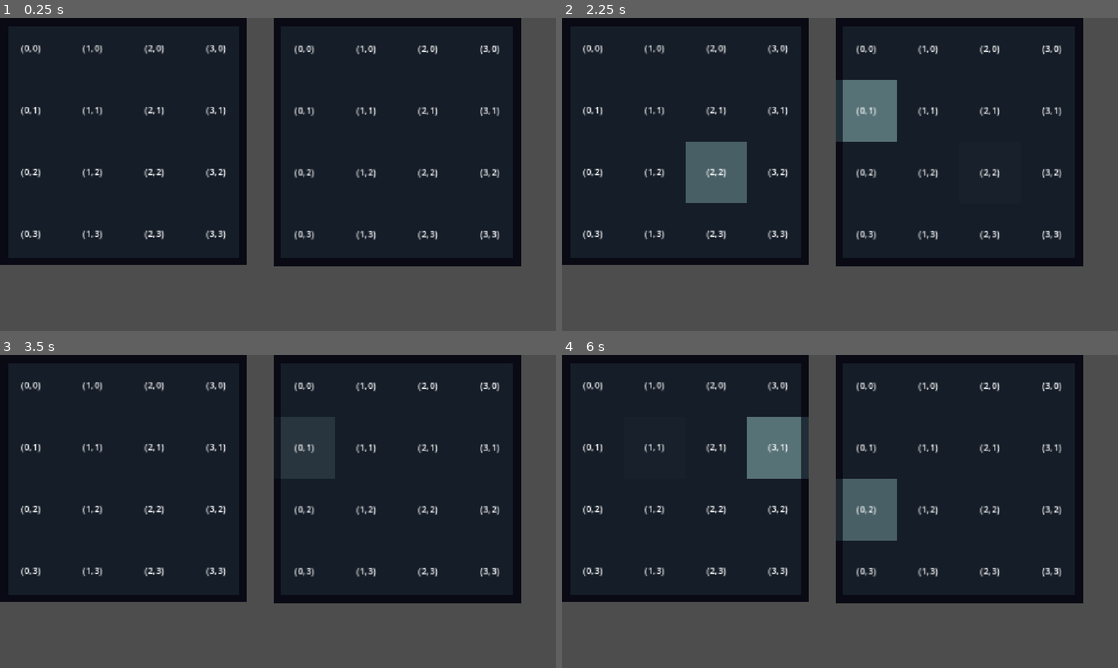
Above: before the commit, frames 1-4 (two rows, left to right).
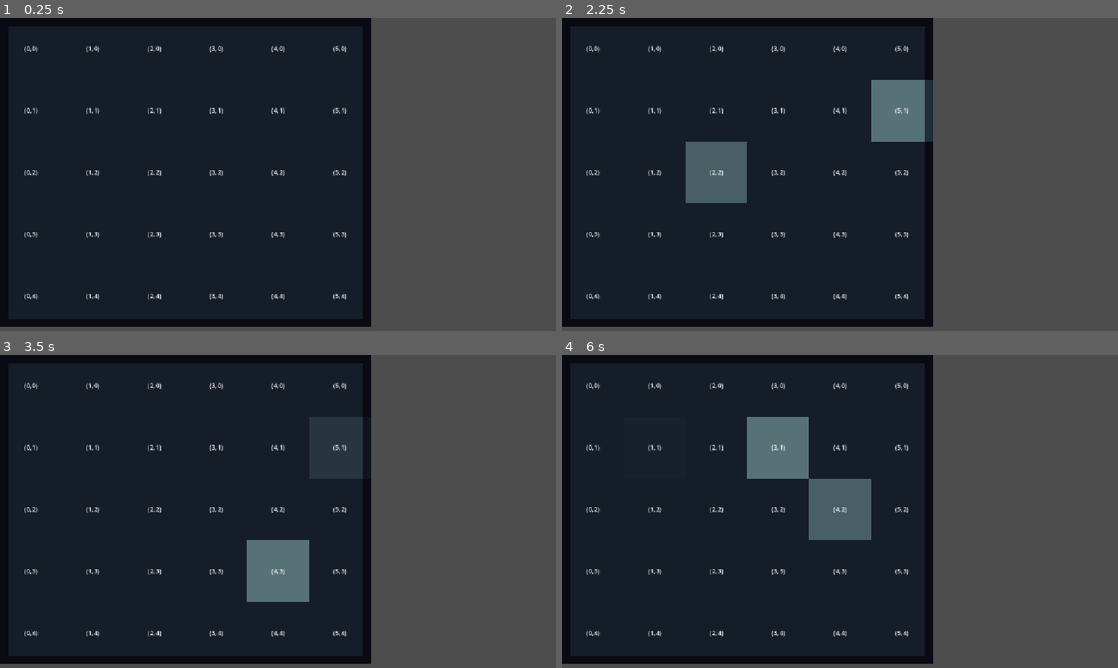
Above: after the commit, the same moments.

Repository: Froggo05/inventory-demo
Game: Godot game, scene res://Scenes/test_scene.tscn
Two runs of this game, one before a commit and one after it. Both use one fixed random seed, a clock stepped at 60 frames per second and the inputs below.
Inputs (mouse positions are in pixels of both pictures, inside the frame that each line leads up to):
- Up to frame 1 (0.25 s): no input
- Up to frame 2 (2.25 s): tap Enter at 0.5 s; move the mouse to (962, 158) at 0.52 s; press the mouse at (962, 158) at 0.53 s; tap Space at 1.25 s; move the mouse to (728, 190) at 1.27 s; release the mouse at (728, 190) at 1.28 s; click (728, 190) at 1.35 s; move the mouse to (895, 105) at 2.02 s; press the mouse at (895, 105) at 2.03 s
- Up to frame 3 (3.5 s): move the mouse to (250, 574) at 2.77 s; release the mouse at (250, 574) at 2.78 s; click (250, 574) at 2.85 s
- Up to frame 4 (6 s): move the mouse to (1006, 558) at 3.52 s; press the mouse at (1006, 558) at 3.53 s; move the mouse to (673, 464) at 4.27 s; release the mouse at (673, 464) at 4.28 s; click (673, 464) at 4.35 s; move the mouse to (867, 511) at 5.02 s; press the mouse at (867, 511) at 5.03 s; move the mouse to (756, 433) at 5.77 s; release the mouse at (756, 433) at 5.78 s; click (756, 433) at 5.85 s

The runs differ from the first frame. In frame 1, 40% of the frame differs, in the area x 0-94%, y 0-99%; in frame 2, 42%; in frame 3, 41%; in frame 4, 41%.

Commit message:
Updated the sprites to texture rect and implemented my own atlas texture system

Diff:
--- a/Scripts/AttributesResource.gd
+++ b/Scenes/Item/AttributesResource.gd
@@ -1,3 +1,4 @@
+@tool
 class_name ItemAttributes extends Resource
 
 #-----enums-----
--- a/Scripts/item.gd
+++ b/Scenes/Item/item.gd
@@ -1,3 +1,4 @@
+@tool
 class_name Item extends Node2D
 
 #-----enums-----
@@ -9,7 +10,10 @@
 #-----variables-----
 @export var attributes: ItemAttributes
 @export var texture: Texture
-@export var size: Vector2i = Vector2i.ONE
+@export var gridSize: Vector2i = Vector2i.ONE
+@export var itemSize: Vector2i = Vector2i(8,8)
+var inventoryPosition : Vector3i = -Vector3i.ONE
+
 #-----private-----
 
 #-----public-----
@@ -20,4 +24,5 @@
 		tagDict = {attribute["name"]: attributes.get(attribute["name"])}
 
 	return tagDict
+
 #-----signal responses-----
--- /dev/null
+++ b/Scenes/Item/item.tscn
@@ -0,0 +1,18 @@
+[gd_scene format=3 uid="uid://c681mrvm6ivda"]
+
+[ext_resource type="Script" uid="uid://d3wvgt1cvbetr" path="res://Scenes/Item/item.gd" id="1_hvuqc"]
+[ext_resource type="Script" uid="uid://bet3qcju1ttno" path="res://Scenes/Item/AttributesResource.gd" id="2_2ky4l"]
+
+[sub_resource type="Resource" id="Resource_j5x6h"]
+script = ExtResource("2_2ky4l")
+metadata/_custom_type_script = "uid://bet3qcju1ttno"
+
+[node name="Item" type="Node2D" unique_id=1501604782]
+script = ExtResource("1_hvuqc")
+attributes = SubResource("Resource_j5x6h")
+
+[node name="Button" type="Button" parent="." unique_id=164551143]
+offset_right = 8.0
+offset_bottom = 8.0
+scale = Vector2(16, 16)
+metadata/_edit_use_anchors_ = true
--- a/Scenes/UI.tscn
+++ /dev/null
@@ -1,32 +0,0 @@
-[gd_scene format=3 uid="uid://ce3twu7plydoh"]
-
-[ext_resource type="Script" uid="uid://ba5hv3cqbh8m3" path="res://Scripts/ui.gd" id="1_nxvpl"]
-[ext_resource type="PackedScene" uid="uid://tkofxeb5hbe6" path="res://Scenes/inventory.tscn" id="1_w371h"]
-
-[node name="UI" type="Control" unique_id=1702278730]
-layout_mode = 3
-anchors_preset = 15
-anchor_right = 1.0
-anchor_bottom = 1.0
-grow_horizontal = 2
-grow_vertical = 2
-mouse_filter = 1
-script = ExtResource("1_nxvpl")
-
-[node name="Inventory" parent="." unique_id=718738191 instance=ExtResource("1_w371h")]
-layout_mode = 1
-anchors_preset = -1
-anchor_right = 0.3923611
-anchor_bottom = 0.44598764
-mouse_default_cursor_shape = 6
-metadata/_edit_use_anchors_ = true
-
-[node name="Inventory2" parent="." unique_id=839876674 instance=ExtResource("1_w371h")]
-layout_mode = 1
-anchors_preset = -1
-anchor_left = 0.4921875
-anchor_top = 0.0015432099
-anchor_right = 0.8671875
-anchor_bottom = 0.43209878
-mouse_default_cursor_shape = 3
-metadata/_edit_use_anchors_ = true
--- a/Scripts/inventory.gd
+++ b/Scenes/UI/Inventory/inventory.gd
@@ -1,7 +1,13 @@
+@tool
 class_name InventoryManager extends Control
 
 #-----enums-----
-
+enum SLOTCHECK{
+	NULL = -1,
+	EMPTY,
+	FULL,
+	SAME
+}
 #-----sub-components-----
 @export var inventorySlotGridContainer: InventorySlotGridContainer
 #-----signals-----
@@ -10,7 +16,7 @@
 @export var inventorySize: Vector2i = Vector2i.ONE
 var itemsArray: Array = []
 var initialMousePos: Vector2 = Vector2.ZERO
-var inventoryIndex: int
+var IUID: int
 var inventoryGrid: Array[Array]:
 	set(value):
 		return
@@ -18,11 +24,22 @@
 		return inventorySlotGridContainer.InventoryGrid
 #-----private-----
 func _ready() -> void:
-	inventoryIndex = Global.getUniqueInventoryIndex()
-	inventorySlotGridContainer.generateGrid(inventorySize, inventoryIndex)
+	IUID = UID.GENERATEINVENTORYINDEX()
+	inventorySlotGridContainer.generateGrid(inventorySize, IUID)
+
 #-----public-----
 func addItem(item: Item)->void:
 	itemsArray.append(item)
+
+func checkCell(cellPosition: Vector2i, item: Item)->int:
+	var slot: = inventoryGrid[cellPosition.x][cellPosition.y] as Slot
+	if slot.hasItem:
+		if slot.itemContained == item:
+			return SLOTCHECK.SAME
+		else:
+			return SLOTCHECK.FULL
+	else:
+		return SLOTCHECK.EMPTY
 
 #-----signal responses-----
 func _on_mouse_entered() -> void:
@@ -31,3 +48,7 @@
 
 func _on_mouse_exited() -> void:
 	Global.mouseIsHovering = false
+
+
+func _on_item_grid_resized() -> void:
+	size = inventorySlotGridContainer.size
--- /dev/null
+++ b/Scenes/UI/Inventory/inventory.tscn
@@ -0,0 +1,32 @@
+[gd_scene format=3 uid="uid://tkofxeb5hbe6"]
+
+[ext_resource type="Script" uid="uid://dcvho74542bqw" path="res://Scenes/UI/Inventory/inventory.gd" id="1_1i8xw"]
+[ext_resource type="Script" uid="uid://c4emdbk5bgyup" path="res://Scenes/UI/Inventory/item_grid.gd" id="2_1i8xw"]
+
+[node name="Inventory" type="MarginContainer" unique_id=899742553 node_paths=PackedStringArray("inventorySlotGridContainer")]
+offset_right = 32.0
+offset_bottom = 8.0
+size_flags_horizontal = 3
+size_flags_vertical = 3
+script = ExtResource("1_1i8xw")
+inventorySlotGridContainer = NodePath("ItemGrid")
+inventorySize = Vector2i(4, 1)
+
+[node name="ItemGrid" type="GridContainer" parent="." unique_id=1752849925]
+layout_mode = 2
+theme_override_constants/h_separation = 0
+theme_override_constants/v_separation = 0
+columns = 4
+script = ExtResource("2_1i8xw")
+
+[connection signal="mouse_entered" from="." to="." method="_on_mouse_entered"]
+[connection signal="mouse_exited" from="." to="." method="_on_mouse_exited"]
+[connection signal="resized" from="ItemGrid" to="." method="_on_item_grid_resized"]
+[connection signal="mouse_entered" from="ItemGrid/(0, 0)" to="ItemGrid/(0, 0)" method="on_mouse_entered"]
+[connection signal="mouse_exited" from="ItemGrid/(0, 0)" to="ItemGrid/(0, 0)" method="on_mouse_exited"]
+[connection signal="mouse_entered" from="ItemGrid/(1, 0)" to="ItemGrid/(1, 0)" method="on_mouse_entered"]
+[connection signal="mouse_exited" from="ItemGrid/(1, 0)" to="ItemGrid/(1, 0)" method="on_mouse_exited"]
+[connection signal="mouse_entered" from="ItemGrid/(2, 0)" to="ItemGrid/(2, 0)" method="on_mouse_entered"]
+[connection signal="mouse_exited" from="ItemGrid/(2, 0)" to="ItemGrid/(2, 0)" method="on_mouse_exited"]
+[connection signal="mouse_entered" from="ItemGrid/(3, 0)" to="ItemGrid/(3, 0)" method="on_mouse_entered"]
+[connection signal="mouse_exited" from="ItemGrid/(3, 0)" to="ItemGrid/(3, 0)" method="on_mouse_exited"]
--- a/Scripts/item_grid.gd
+++ b/Scenes/UI/Inventory/item_grid.gd
@@ -1,3 +1,4 @@
+@tool
 class_name InventorySlotGridContainer extends GridContainer
 
 #-----enums-----
@@ -7,12 +8,11 @@
 #-----signals-----
 
 #-----variables-----
-@export var ButtonScale: float = 1.0
 var InventoryGrid: Array = []
 #-----private-----
 
 #-----public-----
-func generateGrid(inventorySize: Vector2i, inventoryIndex: int)->void:
+func generateGrid(inventorySize: Vector2i, IUID: int)->void:
 	self.columns = inventorySize.x
 	InventoryGrid.resize(inventorySize.x)
 
@@ -23,13 +23,15 @@
 	for y in range(inventorySize.y):
 		for x in range(inventorySize.x):
 			var slot =  inventorySlotPacked.instantiate() as Slot
-			slot.scale = Vector2(ButtonScale, ButtonScale)
 			slot.name = str(Vector2i(x,y))
 			slot.inventoryCoordinate = Vector2i(x,y)
 			slot.label.text = "(" + str(x) + ", " + str(y) + ")"
 			slot.updateTexture(slot.inventoryCoordinate, inventorySize)
-			slot.inventoryIndex = inventoryIndex
-			slot.slotHovered.connect(Global.updateHoveredCell)
+			slot.inventoryIndex = IUID
+			if Engine.is_editor_hint():
+				pass
+			else:
+				slot.slotHovered.connect(Global.updateHoveredCell)
 			InventoryGrid[x][y] = slot
 			add_child(slot)
 	print(InventoryGrid)
--- a/Scripts/slot.gd
+++ b/Scenes/UI/Slot/slot.gd
@@ -1,3 +1,4 @@
+@tool
 class_name Slot extends Control
 
 #-----enums-----
@@ -23,15 +24,17 @@
 
 #-----sub-components-----
 @export_category("Sub-Components")
-@export var TextureDict: Dictionary[String,Sprite2D]
+@export var TextureDict: Dictionary[String,TextureRect]
 @export var label: Label
+var atlastSize: Vector2i = Vector2i(4,4)
+var textureCellSize: Vector2 = Vector2(8.0,8.0)
 
+var sizePixels: Vector2
 #-----signals-----
-signal slotHovered(inventoryCoordinate: Vector2i, inventoryIndex: int)
+signal slotHovered(inventoryType: Vector2i, inventoryIndex: int)
 
 #-----variables-----
 @export_category("Variables")
-@export var scaleMax: Vector2 = Vector2(5.0, 5.0)
 var tween: Tween
 
 var inventoryCoordinate: Vector2i = Vector2i.ZERO
@@ -47,12 +50,22 @@
 
 
 #-----private-----
-func _getTextureCoordinate(slotPosition: Vector2i, itemSize:Vector2i)->int:#returns a frame index (int)
+func _ready() -> void:
+	sizePixels = textureCellSize * Global.uiScale
+
+	self.custom_minimum_size = sizePixels
+	for child in get_children():
+		if child is TextureRect:
+			child.size = sizePixels
+			TextureDict[child.name] = child
+		if child is Label:
+			child.size = sizePixels
+
+func _getTextureType(slotPosition: Vector2i, itemSize:Vector2i)->int:#returns a frame index (int)
 	var minimum: Vector2i = Vector2i.ZERO
 	var maximum: Vector2i = itemSize - Vector2i.ONE
 
 	if itemSize == Vector2i.ONE: #if its a 1x1 always has nothing on its sides
-		print("standalonePiece")
 		return TextureIndex.BOX
 
 	#Check the edgecase where you need the tube type inventory slots
@@ -104,19 +117,35 @@
 
 #-----public-----
 func updateTexture(slotPosition: Vector2i, itemSize:Vector2i)->void:
-	var textureIndex: int = _getTextureCoordinate(slotPosition, itemSize)
-	#print(slotPosition, " Index: ",TextureIndex.find_key(textureIndex))
-
-	for texture: String in TextureDict.keys():
-		TextureDict[texture].frame = textureIndex
+	var textureIndex: int = _getTextureType(slotPosition, itemSize)
+	setSprite(textureIndex)
 
 #-----signal responses-----
 func on_mouse_entered() -> void:
 	slotHovered.emit(inventoryCoordinate, inventoryIndex)
-
 	_resetTween()
-	tween.parallel().tween_property(TextureDict["default"], "modulate", Color(1.0, 1.0, 1.0, 0.0), 0.1)
+	tween.parallel().tween_property(TextureDict["DefaultTexture"], "modulate", Color(1.0, 1.0, 1.0, 0.0), 0.001)
 
 func on_mouse_exited() -> void:
 	_resetTween()
-	tween.parallel().tween_property(TextureDict["default"], "modulate", Color(1.0, 1.0, 1.0, 1.0), 1)
+	tween.parallel().tween_property(TextureDict["DefaultTexture"], "modulate", Color(1.0, 1.0, 1.0, 1.0), 1)
+
+func setSprite(index: TextureIndex)->void:
+	for texture in TextureDict.keys():
+		TextureDict[texture].texture.region = getTextureAtlasRegion(index)
+
+func getTextureAtlasRegion(index: int)->Rect2:
+	print("SlotTextureIndex:", index)
+
+	var PositionX: float = index % atlastSize.y
+	@warning_ignore("integer_division")
+	var PositionY: float = round(index / atlastSize.y) #round for safety
+
+	var cellPositionX = PositionX * textureCellSize.x
+	var cellPositionY = PositionY * textureCellSize.y
+
+	print("Inventory Coordintate: ",self.inventoryCoordinate, " | Texture Index: ",TextureIndex.find_key(index), " | Cell Coords: (", PositionX ,",", PositionY,")" )
+
+	var cellRegion = Rect2(cellPositionX, cellPositionY, textureCellSize.x, textureCellSize.y) #multiply by individual sprite size to get the actual region
+
+	return cellRegion
--- /dev/null
+++ b/Scenes/UI/Slot/slot.tscn
@@ -0,0 +1,56 @@
+[gd_scene format=3 uid="uid://bnpc3x54j2idn"]
+
+[ext_resource type="Script" uid="uid://qm4f1i3r4tuy" path="res://Scenes/UI/Slot/slot.gd" id="1_0mcts"]
+[ext_resource type="Texture2D" uid="uid://bvdwf1xp3kq3h" path="res://Assets/Textures/InventorySlotTileSet2.png" id="2_eqga0"]
+[ext_resource type="Texture2D" uid="uid://cqs2b58tsu0ht" path="res://Assets/Textures/InventorySlotTileSet1.png" id="3_5v712"]
+
+[sub_resource type="AtlasTexture" id="AtlasTexture_636u5"]
+resource_local_to_scene = true
+atlas = ExtResource("2_eqga0")
+region = Rect2(0, 0, 8, 8)
+
+[sub_resource type="AtlasTexture" id="AtlasTexture_ropfv"]
+resource_local_to_scene = true
+atlas = ExtResource("3_5v712")
+region = Rect2(0, 0, 8, 8)
+
+[node name="Slot" type="Control" unique_id=1398576218 node_paths=PackedStringArray("TextureDict", "label")]
+custom_minimum_size = Vector2(128, 128)
+layout_mode = 3
+anchors_preset = 0
+offset_right = 8.0
+offset_bottom = 8.0
+pivot_offset_ratio = Vector2(0.5, 0.5)
+mouse_filter = 1
+script = ExtResource("1_0mcts")
+TextureDict = {
+"DefaultTexture": NodePath("DefaultTexture"),
+"HoverTexture": NodePath("HoverTexture")
+}
+label = NodePath("Label")
+
+[node name="HoverTexture" type="TextureRect" parent="." unique_id=386137145]
+texture_filter = 1
+layout_mode = 0
+offset_right = 128.0
+offset_bottom = 128.0
+texture = SubResource("AtlasTexture_636u5")
+
+[node name="DefaultTexture" type="TextureRect" parent="." unique_id=2014298784]
+texture_filter = 1
+layout_mode = 0
+offset_right = 128.0
+offset_bottom = 128.0
+texture = SubResource("AtlasTexture_ropfv")
+
+[node name="Label" type="Label" parent="." unique_id=959346371]
+layout_mode = 0
+offset_right = 128.0
+offset_bottom = 128.0
+theme_override_font_sizes/font_size = 12
+text = "x:  y: "
+horizontal_alignment = 1
+vertical_alignment = 1
+
+[connection signal="mouse_entered" from="." to="." method="on_mouse_entered"]
+[connection signal="mouse_exited" from="." to="." method="on_mouse_exited"]
--- /dev/null
+++ b/Scenes/UI/UI.tscn
@@ -0,0 +1,22 @@
+[gd_scene format=3 uid="uid://ce3twu7plydoh"]
+
+[ext_resource type="Script" uid="uid://ba5hv3cqbh8m3" path="res://Scenes/UI/ui.gd" id="1_nxvpl"]
+[ext_resource type="PackedScene" uid="uid://tkofxeb5hbe6" path="res://Scenes/UI/Inventory/inventory.tscn" id="1_w371h"]
+
+[node name="UI" type="Control" unique_id=1702278730]
+layout_mode = 3
+anchors_preset = 15
+anchor_right = 1.0
+anchor_bottom = 1.0
+grow_horizontal = 2
+grow_vertical = 2
+mouse_filter = 1
+script = ExtResource("1_nxvpl")
+metadata/_edit_use_anchors_ = true
+
+[node name="Inventory" parent="." unique_id=718738191 instance=ExtResource("1_w371h")]
+layout_mode = 1
+offset_right = 512.0
+offset_bottom = 128.0
+offset_transform_enabled = true
+inventorySize = Vector2i(6, 5)
--- a/Scripts/ui.gd
+++ b/Scenes/UI/ui.gd
@@ -1,3 +1,4 @@
+@tool
 extends Control
 #-----enums-----
 
@@ -10,13 +11,14 @@
 
 var leftclickActive: bool = false
 
-var avaliableInventories: Array = []
+var avaliableInventories: Dictionary = {}
+
+
 #-----private-----
 func _ready() -> void:
 	for child in get_children():
 		if child is InventoryManager:
-			avaliableInventories.append(child)
-			child.inventoryIndex = avaliableInventories.size() - 1
+			avaliableInventories.set(child.IUID, child)
 
 func _updateDrag(delta)->void:
 	if dragInstance == null:
@@ -69,4 +71,5 @@
 
 #-----public-----
 
+
 #-----signal responses-----
--- a/Scenes/anti_slot.tscn
+++ /dev/null
@@ -1,18 +0,0 @@
-[gd_scene format=3 uid="uid://chrmq1ooagpp"]
-
-[ext_resource type="Script" uid="uid://m2rvs2gdemuf" path="res://Scripts/anti_slot.gd" id="1_7s20f"]
-
-[sub_resource type="CanvasTexture" id="CanvasTexture_7s20f"]
-
-[node name="AntiSlot" type="Node2D" unique_id=617616409 node_paths=PackedStringArray("placementConfirmation")]
-script = ExtResource("1_7s20f")
-placementConfirmation = NodePath("PlacementConfirmation")
-
-[node name="PlacementConfirmation" type="TextureRect" parent="." unique_id=725043784]
-modulate = Color(1, 1, 1, 0)
-offset_left = -4.0
-offset_top = -4.0
-offset_right = -3.0
-offset_bottom = -3.0
-scale = Vector2(8, 8)
-texture = SubResource("CanvasTexture_7s20f")
--- a/Scenes/inventory.tscn
+++ /dev/null
@@ -1,30 +0,0 @@
-[gd_scene format=3 uid="uid://tkofxeb5hbe6"]
-
-[ext_resource type="Script" uid="uid://c4emdbk5bgyup" path="res://Scripts/item_grid.gd" id="1_k5gp2"]
-[ext_resource type="Script" uid="uid://dcvho74542bqw" path="res://Scripts/inventory.gd" id="1_yxepq"]
-
-[node name="Inventory" type="Control" unique_id=718738191 node_paths=PackedStringArray("inventorySlotGridContainer")]
-layout_mode = 3
-anchors_preset = 15
-anchor_right = 1.0
-anchor_bottom = 1.0
-grow_horizontal = 2
-grow_vertical = 2
-size_flags_horizontal = 3
-size_flags_vertical = 3
-mouse_filter = 1
-script = ExtResource("1_yxepq")
-inventorySlotGridContainer = NodePath("ItemGrid")
-inventorySize = Vector2i(4, 4)
-
-[node name="ItemGrid" type="GridContainer" parent="." unique_id=1752849925]
-layout_mode = 1
-scale = Vector2(16, 16)
-theme_override_constants/h_separation = 0
-theme_override_constants/v_separation = 0
-columns = 4
-script = ExtResource("1_k5gp2")
-ButtonScale = 24.0
-
-[connection signal="mouse_entered" from="." to="." method="_on_mouse_entered"]
-[connection signal="mouse_exited" from="." to="." method="_on_mouse_exited"]
--- a/Scenes/item.tscn
+++ /dev/null
@@ -1,15 +0,0 @@
-[gd_scene format=3 uid="uid://c681mrvm6ivda"]
-
-[ext_resource type="Script" uid="uid://d3wvgt1cvbetr" path="res://Scripts/item.gd" id="1_ys0gr"]
-[ext_resource type="Script" uid="uid://bet3qcju1ttno" path="res://Scripts/AttributesResource.gd" id="2_76mu4"]
-[ext_resource type="PackedScene" uid="uid://chrmq1ooagpp" path="res://Scenes/anti_slot.tscn" id="3_u06aw"]
-
-[sub_resource type="Resource" id="Resource_j5x6h"]
-script = ExtResource("2_76mu4")
-metadata/_custom_type_script = "uid://bet3qcju1ttno"
-
-[node name="Item" type="Node2D" unique_id=1501604782]
-script = ExtResource("1_ys0gr")
-attributes = SubResource("Resource_j5x6h")
-
-[node name="AntiSlot" parent="." unique_id=617616409 instance=ExtResource("3_u06aw")]
--- a/Scenes/slot.tscn
+++ /dev/null
@@ -1,52 +0,0 @@
-[gd_scene format=3 uid="uid://bnpc3x54j2idn"]
-
-[ext_resource type="Script" uid="uid://qm4f1i3r4tuy" path="res://Scripts/slot.gd" id="1_67ou1"]
-[ext_resource type="Texture2D" uid="uid://bvdwf1xp3kq3h" path="res://Assets/Textures/InventorySlotTileSet2.png" id="2_c828r"]
-[ext_resource type="Texture2D" uid="uid://cqs2b58tsu0ht" path="res://Assets/Textures/InventorySlotTileSet1.png" id="3_th82r"]
-
-[node name="Slot" type="Control" unique_id=1398576218 node_paths=PackedStringArray("TextureDict", "label")]
-self_modulate = Color(1, 1, 1, 0)
-custom_minimum_size = Vector2(8, 8)
-layout_mode = 3
-anchors_preset = 0
-offset_left = -4.0
-offset_top = -4.0
-offset_right = 4.0
-offset_bottom = 4.0
-pivot_offset_ratio = Vector2(0.5, 0.5)
-mouse_filter = 1
-script = ExtResource("1_67ou1")
-TextureDict = {
-"default": NodePath("DefaultTexture"),
-"hover": NodePath("HoverTexture")
-}
-label = NodePath("Label")
-
-[node name="HoverTexture" type="Sprite2D" parent="." unique_id=277314288]
-texture_filter = 1
-position = Vector2(4, 4)
-texture = ExtResource("2_c828r")
-hframes = 4
-vframes = 4
-
-[node name="DefaultTexture" type="Sprite2D" parent="." unique_id=2046351112]
-texture_filter = 1
-position = Vector2(4, 4)
-texture = ExtResource("3_th82r")
-hframes = 4
-vframes = 4
-
-[node name="Label" type="Label" parent="." unique_id=959346371]
-layout_mode = 0
-offset_left = 0.99999964
-offset_top = 0.9999993
-offset_right = 67.66667
-offset_bottom = 67.66668
-scale = Vector2(0.09, 0.09)
-theme_override_font_sizes/font_size = 12
-text = "x:  y: "
-horizontal_alignment = 1
-vertical_alignment = 1
-
-[connection signal="mouse_entered" from="." to="." method="on_mouse_entered"]
-[connection signal="mouse_exited" from="." to="." method="on_mouse_exited"]
--- a/Scenes/test_scene.tscn
+++ b/Scenes/test_scene.tscn
@@ -1,6 +1,6 @@
 [gd_scene format=3 uid="uid://b3611y4cbwr2o"]
 
-[ext_resource type="PackedScene" uid="uid://ce3twu7plydoh" path="res://Scenes/UI.tscn" id="1_3dogw"]
+[ext_resource type="PackedScene" uid="uid://ce3twu7plydoh" path="res://Scenes/UI/UI.tscn" id="1_3dogw"]
 
 [node name="TestScene" type="Control" unique_id=1236477037]
 layout_mode = 3
--- a/Scripts/Globals.gd
+++ b/Scripts/Globals.gd
@@ -1,3 +1,4 @@
+@tool
 extends Node
 #-----enums-----
 
@@ -14,7 +15,7 @@
 var inventoryCount: int
 var hoveredCellCoordinate: Vector2i
 var hoveredInventoryId: int
-
+var uiScale: float = 16.0
 var mouseIsHovering: bool = false
 
 func getUniqueInventoryIndex()-> int:
--- /dev/null
+++ b/Scripts/UID.gd
@@ -0,0 +1,8 @@
+class_name UID extends Node
+
+static var inventoryCount: int = 0
+
+static func GENERATEINVENTORYINDEX()->int:
+	inventoryCount += 1
+	var nextUID = hash(inventoryCount)
+	return nextUID
--- a/Scripts/anti_slot.gd
+++ /dev/null
@@ -1,30 +0,0 @@
-class_name AntiSlot extends Node2D
-
-#-----enums-----
-
-#-----sub-components-----
-@export var placementConfirmation: TextureRect
-#-----signals-----
-
-#-----variables-----
-var canSeat: bool = false
-var inventoryPosition: Vector2i= Vector2.ZERO
-var positionInItem: Vector2i
-var placementConfirmationColour: Color:
-	set(value):
-		return
-	get():
-		if canSeat:
-			return Color(0, 0.39215687, 0, 0.5)
-		else:
-			return Color(0.54509807, 0, 0, 0.5)
-
-#-----private-----
-func _checkPosition()->void:
-
-	canSeat = true
-	canSeat = false
-
-#-----public-----
-
-#-----signal responses-----
Renamed: Scripts/AttributesResource.gd.uid -> Scenes/Item/AttributesResource.gd.uid
Renamed: Scripts/item.gd.uid -> Scenes/Item/item.gd.uid
Renamed: Scripts/inventory.gd.uid -> Scenes/UI/Inventory/inventory.gd.uid
Renamed: Scripts/item_grid.gd.uid -> Scenes/UI/Inventory/item_grid.gd.uid
Renamed: Scripts/slot.gd.uid -> Scenes/UI/Slot/slot.gd.uid
Renamed: Scripts/drag.gd -> Scenes/UI/drag.gd
Renamed: Scripts/drag.gd.uid -> Scenes/UI/drag.gd.uid
Renamed: Scripts/ui.gd.uid -> Scenes/UI/ui.gd.uid
Not shown, added: Scripts/UID.gd.uid
Not shown, removed: Scripts/anti_slot.gd.uid
